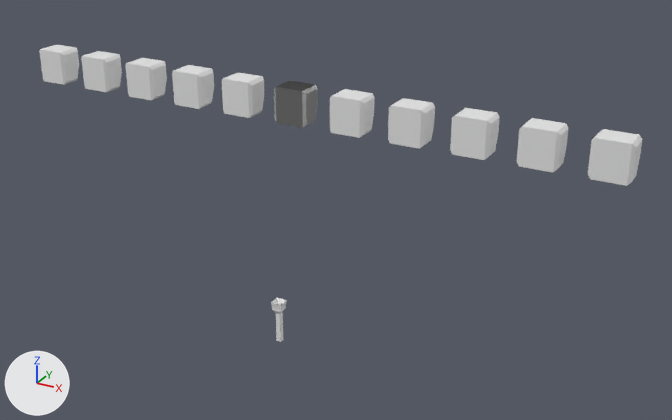
What one commit did to the Blender file game/scenes/ground/castle.blend.
Rendered twice from a camera (50 mm lens) standing at (16.8, -26.1, 19.1) and looking at (1.4, 1.9, 5.0). The lights are fixed; the arrows at lower left show +X, +Y and +Z. The same objects are shown in both versions, whatever each file hides.

Script lines for the objects in view, before the commit:
```python
me_cube_002 = bpy.data.meshes.new('Cube.002')
me_cube_002.from_pydata(...)  # 24 vertices, 22 faces; spans x -0.67..0.67, y 1.403..2.743, z -1.197..0.143
me_cube_006 = bpy.data.meshes.new('Cube.006')
me_cube_006.from_pydata(...)  # 28 vertices, 26 faces; spans x -2.28..2.28, y -2.28..2.28, z -1.0..5.28
ob_cube = bpy.data.objects.new('Cube', me_cube_002)
ob_cube.location = (0.0, 0.0, 9.6)
ob_cube.scale = (1.0, 0.727, 1.0)
_m = ob_cube.modifiers.new('Array', 'ARRAY')
_m.fit_type = 'FIT_LENGTH'
_m.count = 9
_m.fit_length = 12.3
_m.constant_offset_displace = (0.0, 0.0, 0.0)
_m.relative_offset_displace = (1.7, 0.0, 0.0)
_m = ob_cube.modifiers.new('Mirror', 'MIRROR')
ob_cube_001 = bpy.data.objects.new('Cube.001', me_cube_006)
ob_cube_001.location = (0.0, 0.0, 0.26)
ob_cube_001.scale = (0.0978, 0.0978, 0.273)
```
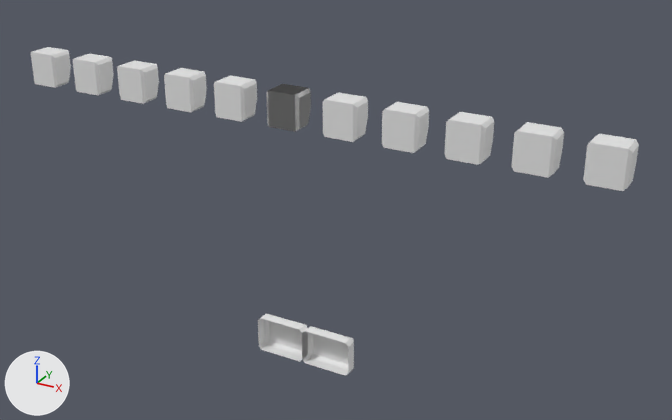
The edits, one by one:
Mesh me_cube_007 is new.
It has 24 vertices, 17 faces and spans x -1.0..1.0, y 0.0..0.58, z -0.71..0.71.
Object 'Cube.001' (ob_cube_001) is rescaled from (0.0978, 0.0978, 0.273) to (1.0, 1.0, 1.0).
Object 'Cube.001' (ob_cube_001) now shows me_cube_007 instead of me_cube_006.
Object 'Cube.001' (ob_cube_001) moves from (0.0, 0.0, 0.26) to (0.0, 0.0, 0.0).
Object 'Cube' (ob_cube) moves from (0.0, 0.0, 9.6) to (0.0, -0.49, 9.6).

Where the change shows, as pixel boxes (x1, y1, x2, y2) in the pictures (672 x 420 px):
'Cube', moved: before (39, 45, 642, 186); after (31, 47, 639, 191)
'Cube.001', reshaped, moved, rescaled (471% wider, 39% taller): before (271, 297, 287, 342); after (258, 313, 354, 376)
